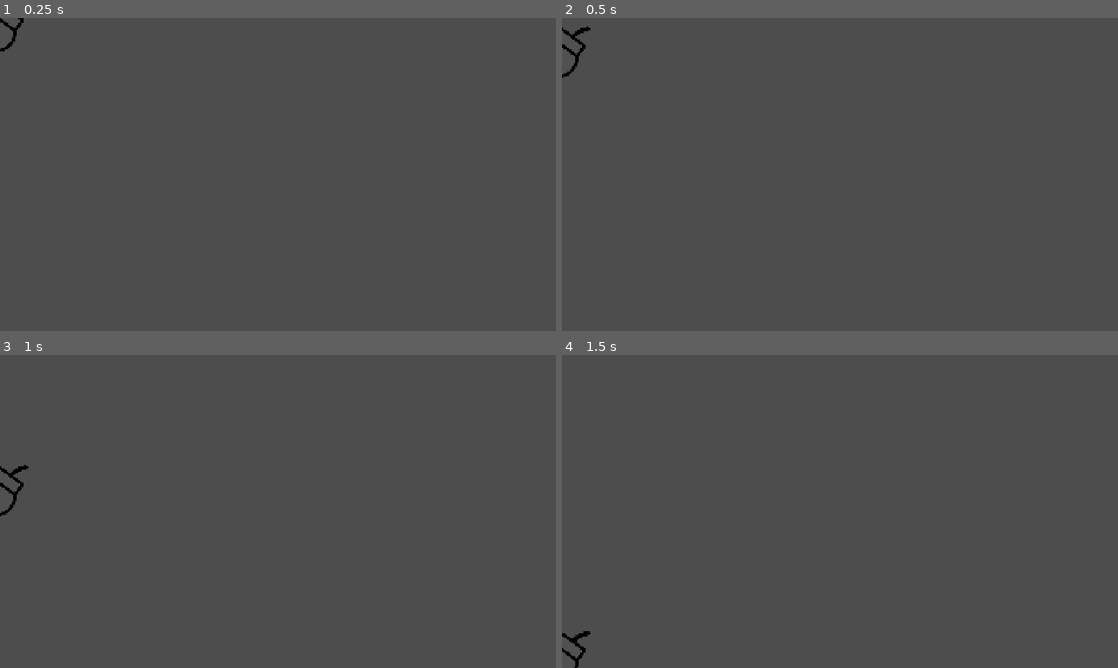
Above: before the commit, frames 1-4 (two rows, left to right).
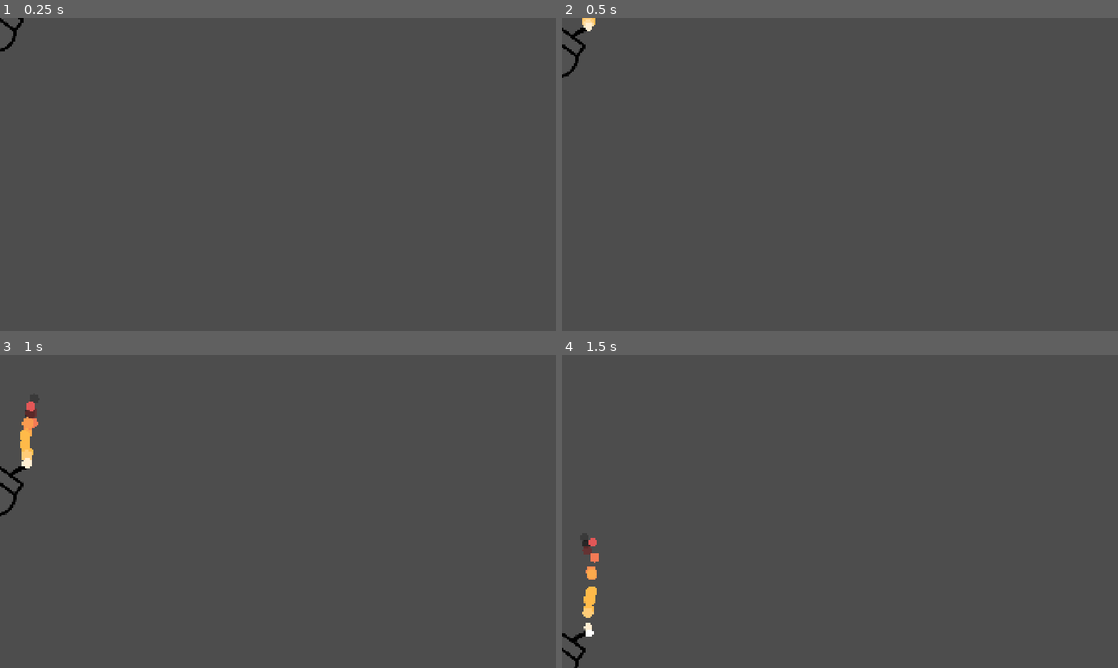
Above: after the commit, the same moments.

Repository: anttihaavikko/slumgum-waggle-dance
Game: Godot game, scene res://Scenes/bomb.tscn
Same seed, same stepped clock (60 frames per second), same inputs: the game is played once before the commit and once after it. This scene is started directly instead of the project's main scene.
Inputs (mouse positions are in pixels of both pictures, inside the frame that each line leads up to):
- Up to frame 1 (0.25 s): no input
- Up to frame 2 (0.5 s): no input
- Up to frame 3 (1 s): tap Enter at 0.5 s; move the mouse to (400, 495) at 0.52 s; hold D (right) from 0.53 s (still down); click (400, 495) at 0.6 s
- Up to frame 4 (1.5 s): move the mouse to (728, 527) at 1.27 s; release D (right) at 1.28 s; hold S (brake) from 1.28 s (still down); right-click (728, 527) at 1.35 s

Frame 1 is identical in both runs. In frame 2, less than 0.1% of the frame differs, in the area x 3-6%, y 0-5%; in frame 3, 0.4%; in frame 4, 0.4%, in the area x 3-7%, y 58-90%.

Commit message:
Add bomb fuse

Diff:
--- a/Scenes/bomb.tscn
+++ b/Scenes/bomb.tscn
@@ -2,9 +2,14 @@
 
 [ext_resource type="Script" uid="uid://bkxiyh8k46pka" path="res://Scripts/bomb.gd" id="1_kdyat"]
 [ext_resource type="Texture2D" uid="uid://c4nujldxgwpc2" path="res://Sprites/bomb.png" id="1_yx723"]
+[ext_resource type="Texture2D" uid="uid://cijvrkcbnjaal" path="res://_Starter/Sprites/circle.png" id="3_2fiif"]
 
 [sub_resource type="PhysicsMaterial" id="PhysicsMaterial_6h1fc"]
 bounce = 0.2
+
+[sub_resource type="Gradient" id="Gradient_2fiif"]
+offsets = PackedFloat32Array(0, 0.225, 0.44615385, 0.77307695, 0.88461536, 1)
+colors = PackedColorArray(1, 1, 1, 1, 1, 0.7294118, 0.28627452, 1, 1, 0.7294118, 0.28627452, 1, 0.9372549, 0.35686275, 0.35686275, 1, 0, 0, 0, 0.5084747, 0, 0, 0, 0)
 
 [node name="Bomb" type="RigidBody2D" unique_id=2046371599]
 collision_layer = 16400
@@ -19,3 +24,18 @@
 [node name="Sprite2D" type="Sprite2D" parent="." unique_id=624891218]
 modulate = Color(0.31616724, 0.3161674, 0.3161673, 1)
 texture = ExtResource("1_yx723")
+
+[node name="CPUParticles2D" type="CPUParticles2D" parent="." unique_id=833747712]
+position = Vector2(93, -78)
+amount = 15
+texture = ExtResource("3_2fiif")
+lifetime = 0.3
+randomness = 0.5
+direction = Vector2(0, 0)
+spread = 180.0
+gravity = Vector2(0, 0)
+initial_velocity_min = 70.0
+initial_velocity_max = 110.0
+scale_amount_min = 0.05
+scale_amount_max = 0.08
+color_ramp = SubResource("Gradient_2fiif")
--- a/Scripts/bee.gd
+++ b/Scripts/bee.gd
@@ -142,6 +142,7 @@
 func throw(prefab: PackedScene):
 	var obj = prefab.instantiate() as RigidBody2D
 	obj.position = body.position
+	obj.rotation = randf() * TAU
 	var dir = get_global_mouse_position() - body.global_position
 	add_child(obj)
 	obj.apply_impulse(dir.normalized() * 1500)
Not shown, changed: Misc/art.afdesign~lock~
